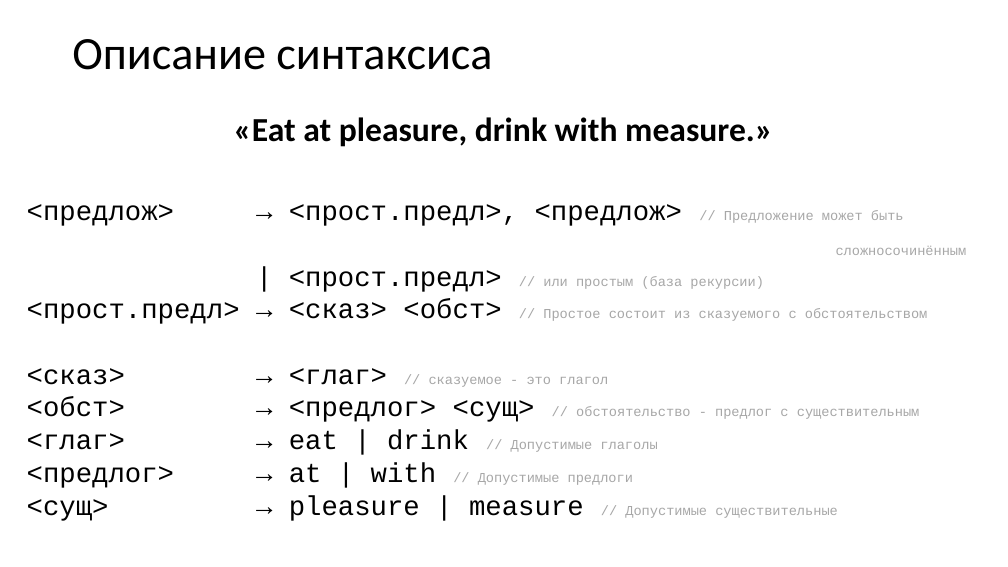
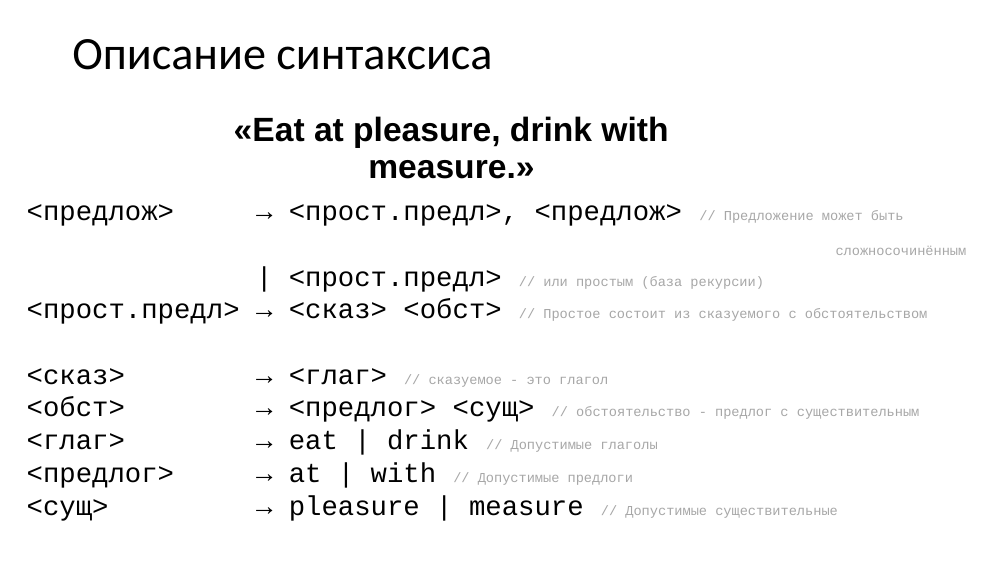
Before and after one commit to goddamnteam/korzun, a slide deck: slide 3 of task2.pptx. Drawn at 1008x567 pixels with LibreOffice and Linux fonts; fonts in the diff are those of the drawing. Boxes give left, top, right and bottom in pixels: in the first picture for what was removed or moved away, otherwise in the second. Text is boxed around its words. In the diff, an @@ line names an element or a change of style, - is before the commit and + after.

```diff
--- a/task2.pptx
+++ b/task2.pptx
@@ text "«Eat at pleasure, drink with ..." at bbox=[234, 116, 668, 179]: font Calibri to Arial @@
```
Also in this commit, not shown: 8 other slides changed.
